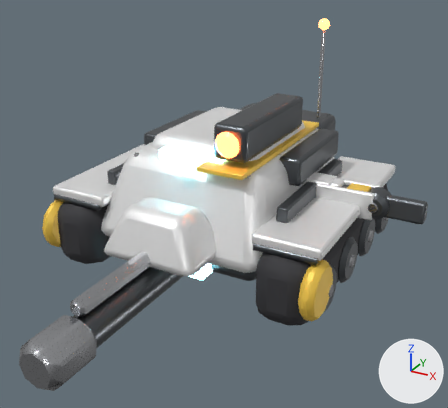
The glTF model public/assets/models/robots/treads/rifle.glb, before and after one commit.
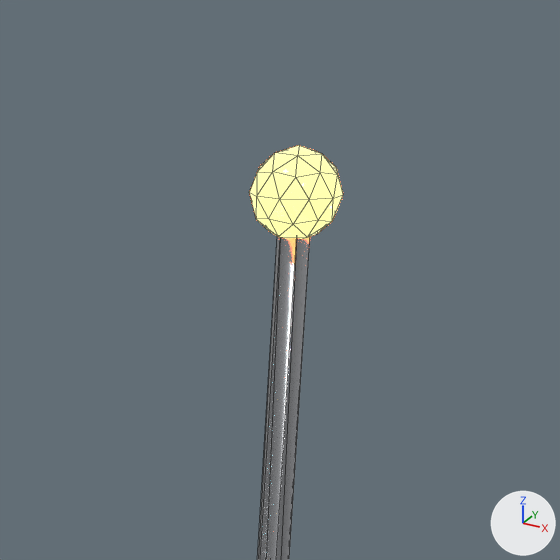
The first picture shows the older version from a camera (50 mm lens) standing at (0.631, -1.183, 0.514) and looking at (0.075, -0.172, 0.008). The close-ups show the older and then the newer version on the part from 64% to 80% of the width and 0% to 17% of the height of that picture. Only the edits that show in the close-ups are written down. Lighting does not change. The marker at lower right points along +X, +Y and +Z. The close-ups show mesh edges as thin lines. Vertices at exactly the same position are counted once.

Names of what the first close-up shows: 'Hull'.
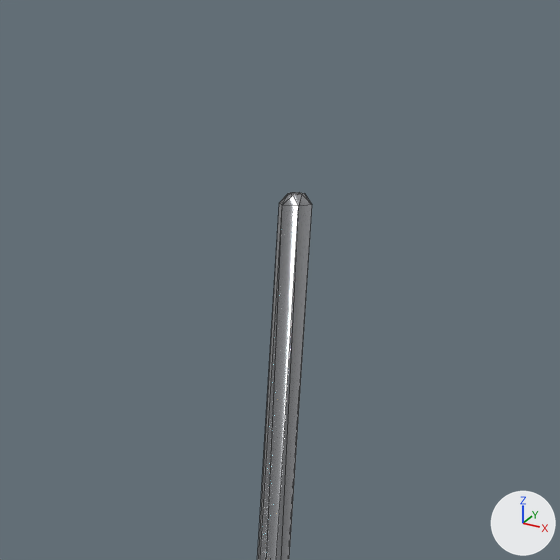
What differs and where, as boxes (x1, y1, x2, y2) in the close-ups (560 x 560 px):
'Hull', reshaped
    before: (249, 145, 343, 560)
    after: (257, 192, 312, 560)
part 1 of me_hull, deleted
    before: (249, 145, 343, 239)

Edits to the bpy script that builds the scene:
```text
Change me_hull:
    used by ob_hull; location = (0.0, 0.0, 0.0)
    remove me_hull.from_pydata(...)  # 2090 vertices, 3924 faces; spans x -0.321..0.321, y -0.353..0.35, z -0.175..0.324
    add me_hull.from_pydata(...)  # 2048 vertices, 3844 faces; spans x -0.321..0.321, y -0.353..0.35, z -0.175..0.31
    me_hull part 1: the loose piece of 42 vertices spanning x 0.087..0.113, y 0.266..0.294, z 0.296..0.324 is deleted
    remove me_hull.materials.append(mat_optic)  # red #f36c50, glowing orange #ff763f
```
